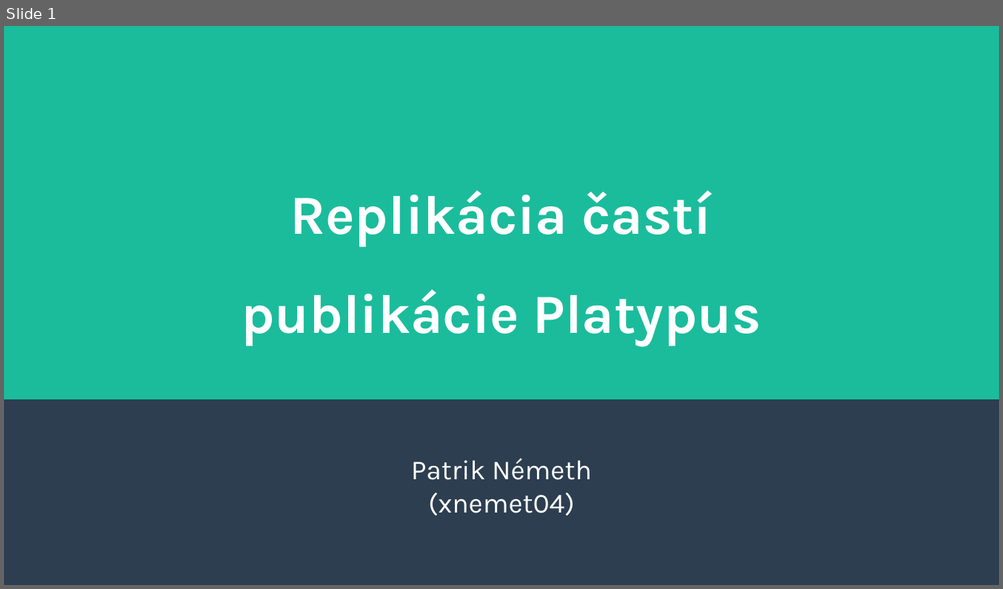
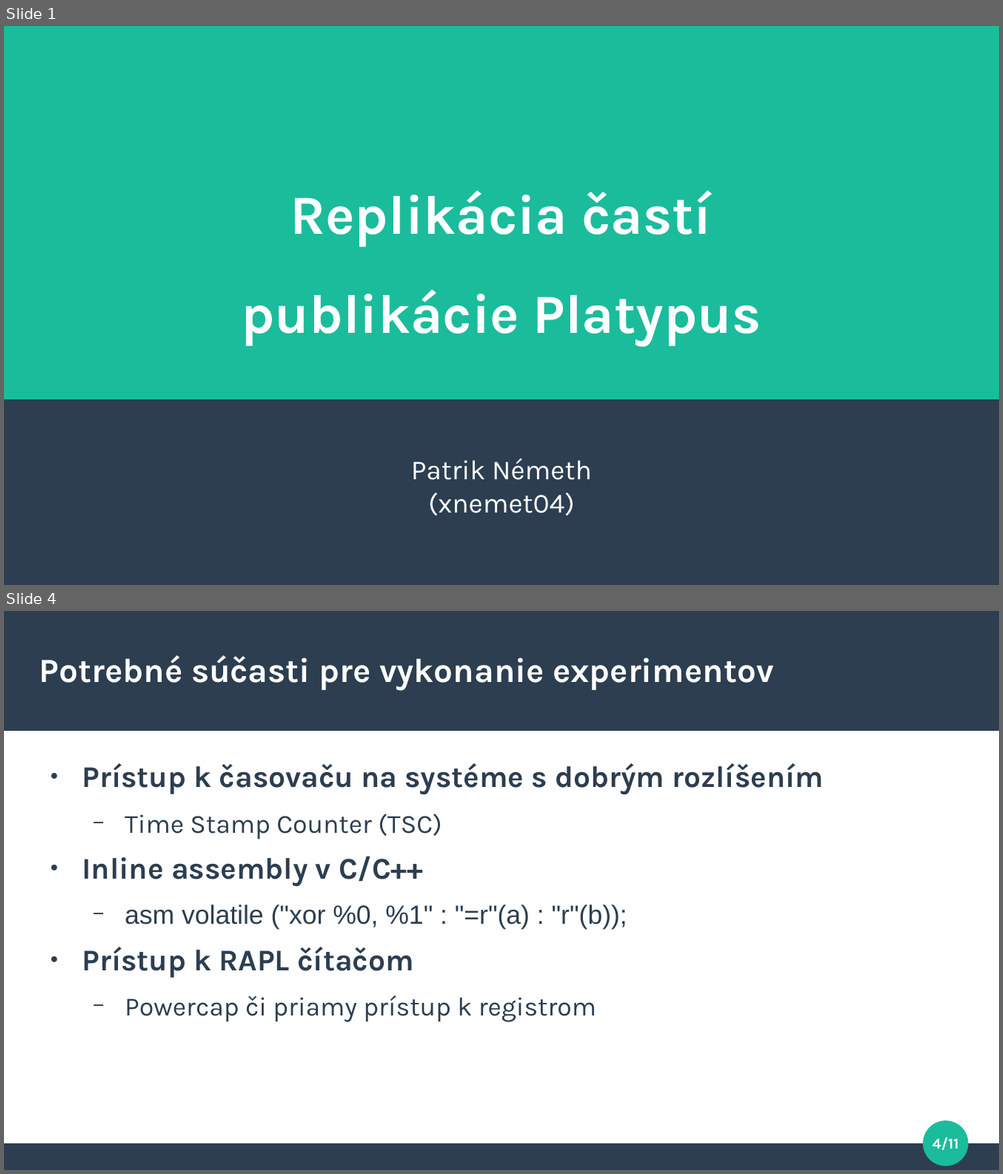
Before and after one commit to pemeth/bza-platypus, a slide deck: prezentacia.odp. Shown one above the other, each under a label of ours: slide 1 before the commit, slides 1 and 4 after it; the slides between them are not shown. The pictures are 1003x589 and 1003x1174 pixels, drawn with LibreOffice and Linux fonts; fonts in the diff are those of the drawing. Boxes give left, top, right and bottom in pixels: in the first picture for what was removed or moved away, otherwise in the second. Text is boxed around its words. In the diff, an @@ line names an element or a change of style, - is before the commit and + after.

```diff
--- a/prezentacia.odp
+++ b/prezentacia.odp
@@ slide 4 added at (x1=4, y1=611, x2=999, y2=1170), background #FFFFFF @@
@@ rectangle added at (x1=4, y1=611, x2=999, y2=731), fill #2C3E50 @@
@@ title added at (x1=40, y1=655, x2=773, y2=690), 27 pt, text #FFFFFF, bold @@
+Potrebné súčasti pre vykonanie experimentov
@@ text added at (x1=82, y1=763, x2=823, y2=1022), 21 pt, text #2C3E50 @@
+● Prístup k časovaču na systéme s dobrým rozlíšením
+  − Time Stamp Counter (TSC)
+● Inline assembly v C/C++
+  − asm volatile ("xor %0, %1" : "=r"(a) : "r"(b));
+● Prístup k RAPL čítačom
+  − Powercap či priamy prístup k registrom
@@ ellipse added at (x1=924, y1=1122, x2=968, y2=1166), fill #1ABC9C, outline #1ABC9C 0.85 pt @@
@@ page number added at (x1=932, y1=1138, x2=959, y2=1150), 12 pt, text #FFFFFF, bold @@
+4/11
@@ rectangle added at (x1=4, y1=1145, x2=999, y2=1170), fill #2C3E50 @@
```
Also in this commit, not shown: 1 slide changed, 3 other slides added, 2 other files.
